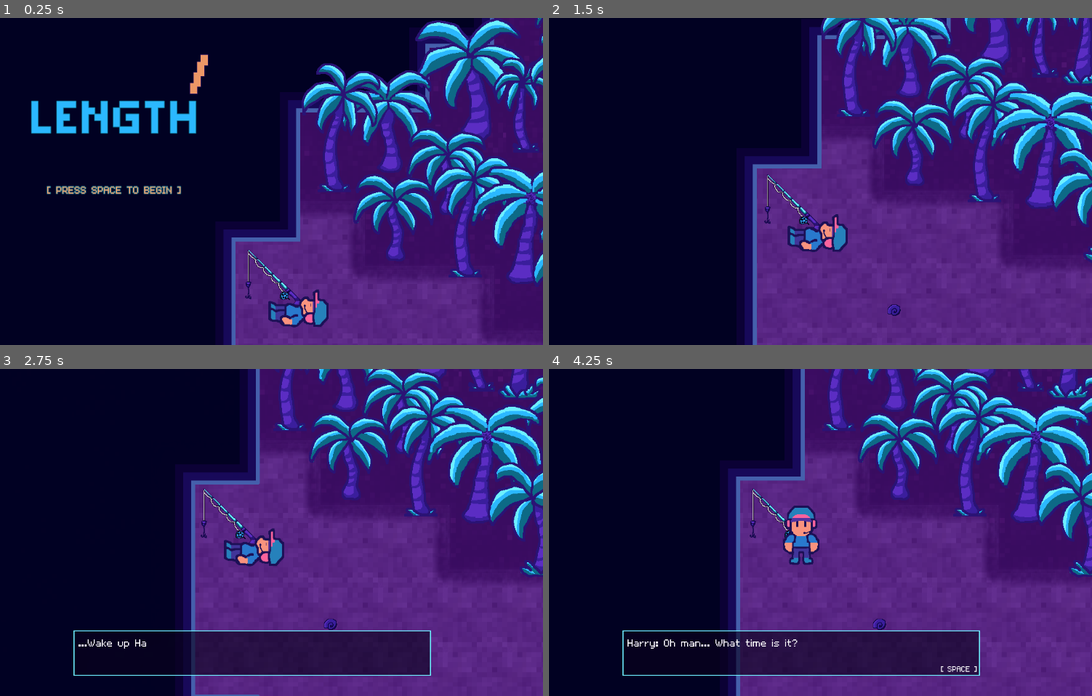
Above: before the commit, frames 1-4 (two rows, left to right).
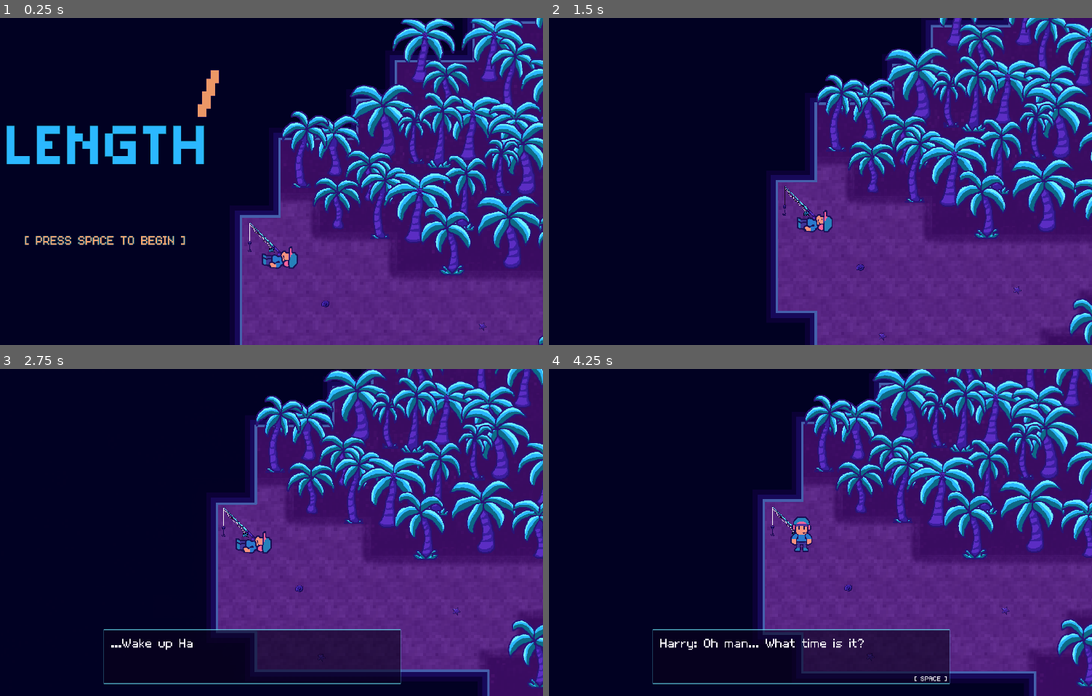
Above: after the commit, the same moments.

Repository: dougwhite/wave-length
Game: Godot game, scene res://scenes/game.tscn
Same seed, same stepped clock (60 frames per second), same inputs: the game is played once before the commit and once after it.
Inputs:
- Up to frame 1 (0.25 s): no input
- Up to frame 2 (1.5 s): tap Space at 0.5 s; hold Right (move_right) 0.53-1.28 s; tap Enter (ui_accept) at 0.77 s; hold S (move_down) from 1.28 s (still down)
- Up to frame 3 (2.75 s): tap Enter (ui_accept) at 1.52 s; release S (move_down) at 2.03 s; hold Right (move_right) from 2.03 s (still down)
- Up to frame 4 (4.25 s): release Right (move_right) at 2.78 s; hold Up (move_up) 2.78-3.53 s; tap Enter (ui_accept) at 3.02, 3.77 s; hold Left (move_left) from 3.53 s (still down)

The runs differ from the first frame. In frame 1, 32% of the frame differs, in the area x 1-100%, y 0-100%; in frame 2, 29%; in frame 3, 33%; in frame 4, 33%, in the area x 13-100%, y 0-100%.

Commit message:
Add radio hut asset and scene. Enabled pixel snap rendering. Changed default screen resolution to 1920x1080. Made title cleaner for new resolution.

Diff:
--- a/project.godot
+++ b/project.godot
@@ -17,7 +17,13 @@
 
 [display]
 
+window/size/viewport_width=1920
+window/size/viewport_height=1080
+window/size/mode=3
+window/size/resizable=false
+window/size/borderless=true
 window/stretch/mode="viewport"
+window/vsync/vsync_mode=2
 
 [input]
 
@@ -49,3 +55,4 @@
 [rendering]
 
 textures/canvas_textures/default_texture_filter=0
+2d/snap/snap_2d_transforms_to_pixel=true
--- a/scenes/game.tscn
+++ b/scenes/game.tscn
@@ -20,6 +20,7 @@
 [ext_resource type="PackedScene" uid="uid://djpxudwymmlx4" path="res://scenes/Doodads/fishing_pole.tscn" id="17_rysoc"]
 [ext_resource type="PackedScene" uid="uid://xow1frt4gcs7" path="res://scenes/ui/dialog_box.tscn" id="18_ssvqc"]
 [ext_resource type="PackedScene" uid="uid://du8cjcs10ux5q" path="res://scenes/Doodads/starfish.tscn" id="19_264po"]
+[ext_resource type="PackedScene" uid="uid://wjmb2bbxsq6q" path="res://scenes/radiohut.tscn" id="21_5newe"]
 
 [sub_resource type="TileSetAtlasSource" id="TileSetAtlasSource_lnu2h"]
 texture = ExtResource("1_yqjtg")
@@ -1276,11 +1277,16 @@
 [node name="Camera2D" type="Camera2D" parent="Objects/Player"]
 position = Vector2(-88, -286)
 position_smoothing_enabled = true
+position_smoothing_speed = 3.0
+
+[node name="RadioHut" parent="Objects" instance=ExtResource("21_5newe")]
+y_sort_enabled = true
+position = Vector2(2307, -880)
 
 [node name="Trees" type="Node2D" parent="Objects"]
 y_sort_enabled = true
+metadata/_edit_group_ = true
 metadata/_edit_lock_ = true
-metadata/_edit_group_ = true
 
 [node name="Tree" parent="Objects/Trees" instance=ExtResource("4_lbhrr")]
 position = Vector2(670, 195)
@@ -2158,10 +2164,10 @@
 bus = &"Ambience"
 
 [node name="Title" parent="." instance=ExtResource("15_ir15t")]
-offset_left = -308.0
-offset_top = -291.0
-offset_right = -268.0
-offset_bottom = -251.0
+offset_left = -681.0
+offset_top = -430.0
+offset_right = -641.0
+offset_bottom = -390.0
 
 [node name="CanvasLayer" type="CanvasLayer" parent="."]
 
--- /dev/null
+++ b/scenes/radiohut.tscn
@@ -0,0 +1,16 @@
+[gd_scene load_steps=2 format=3 uid="uid://wjmb2bbxsq6q"]
+
+[ext_resource type="Texture2D" uid="uid://bg1n75h2twe7l" path="res://art/radio-hut.png" id="1_oo65x"]
+
+[node name="RadioHut" type="StaticBody2D"]
+
+[node name="Sprite2D" type="Sprite2D" parent="."]
+y_sort_enabled = true
+position = Vector2(42, -13)
+texture = ExtResource("1_oo65x")
+offset = Vector2(0, -350.32)
+region_rect = Rect2(0, 0, 256, 512)
+
+[node name="CollisionPolygon2D" type="CollisionPolygon2D" parent="."]
+position = Vector2(-203, 126)
+polygon = PackedVector2Array(-16, -33, 97, -182, 222, -177, 107, -26, 127, -22, 255, -22, 492, -89, 484, -129, 475, -178, 87, -188, 76, -173, -23, -46)
--- a/scenes/title.tscn
+++ b/scenes/title.tscn
@@ -22,44 +22,44 @@
 theme_override_colors/font_outline_color = Color(0.22745098, 0.11372549, 0.45882353, 1)
 theme_override_constants/outline_size = 5
 theme_override_fonts/font = ExtResource("1_p6dhs")
-theme_override_font_sizes/font_size = 128
+theme_override_font_sizes/font_size = 256
 text = "WAVE"
 
 [node name="slash" type="Label" parent="."]
 layout_mode = 0
-offset_left = 315.0
-offset_top = 11.0
-offset_right = 364.0
-offset_bottom = 123.0
+offset_left = 625.0
+offset_top = 20.0
+offset_right = 723.0
+offset_bottom = 244.0
 theme_override_colors/font_color = Color(1, 0.6392157, 0.42352942, 1)
 theme_override_colors/font_outline_color = Color(0.16470589, 0.07450981, 0.34901962, 1)
 theme_override_constants/outline_size = 5
 theme_override_fonts/font = ExtResource("1_p6dhs")
-theme_override_font_sizes/font_size = 112
+theme_override_font_sizes/font_size = 224
 text = "/"
 
 [node name="LENGTH" type="Label" parent="."]
 layout_mode = 0
 offset_left = 8.0
-offset_top = 46.0
-offset_right = 346.0
-offset_bottom = 205.0
+offset_top = 90.0
+offset_right = 683.0
+offset_bottom = 407.0
 theme_override_colors/font_color = Color(0.16862746, 0.72156864, 1, 1)
 theme_override_colors/font_outline_color = Color(0.050980393, 0.41568628, 0.5254902, 1)
 theme_override_constants/outline_size = 5
 theme_override_fonts/font = ExtResource("2_pyl7j")
-theme_override_font_sizes/font_size = 200
+theme_override_font_sizes/font_size = 400
 text = "LENGTH"
 
 [node name="prompt" type="Label" parent="."]
 layout_mode = 0
-offset_left = 39.0
-offset_top = 278.0
-offset_right = 305.0
-offset_bottom = 306.0
+offset_left = 68.0
+offset_top = 581.0
+offset_right = 600.0
+offset_bottom = 632.0
 theme_override_colors/font_color = Color(1, 0.6392157, 0.42352942, 1)
 theme_override_colors/font_outline_color = Color(0.050980393, 0.41568628, 0.5254902, 1)
 theme_override_constants/outline_size = 5
 theme_override_fonts/font = ExtResource("3_b3w7a")
-theme_override_font_sizes/font_size = 32
+theme_override_font_sizes/font_size = 64
 text = "[ PRESS SPACE TO BEGIN ]"
--- a/scenes/ui/dialog_box.tscn
+++ b/scenes/ui/dialog_box.tscn
@@ -27,9 +27,9 @@
 anchors_preset = 15
 anchor_right = 1.0
 anchor_bottom = 1.0
-offset_left = 222.0
-offset_top = 518.0
-offset_right = -222.0
+offset_left = 469.0
+offset_top = 860.0
+offset_right = -469.0
 offset_bottom = -40.0
 grow_horizontal = 2
 grow_vertical = 2
@@ -42,16 +42,16 @@
 anchor_top = 1.0
 anchor_right = 0.5
 anchor_bottom = 1.0
-offset_left = -352.0
-offset_top = -88.0
-offset_right = 352.0
+offset_left = -490.0
+offset_top = -175.0
+offset_right = 490.0
 offset_bottom = -2.0
 grow_horizontal = 2
 grow_vertical = 0
-theme_override_constants/margin_left = 8
-theme_override_constants/margin_top = 8
-theme_override_constants/margin_right = 8
-theme_override_constants/margin_bottom = 8
+theme_override_constants/margin_left = 24
+theme_override_constants/margin_top = 12
+theme_override_constants/margin_right = 24
+theme_override_constants/margin_bottom = 24
 
 [node name="VBoxContainer" type="VBoxContainer" parent="Panel/MarginContainer"]
 layout_mode = 2
@@ -60,17 +60,17 @@
 custom_minimum_size = Vector2(0, 64)
 layout_mode = 2
 theme_override_fonts/font = ExtResource("1_svbij")
-theme_override_font_sizes/font_size = 32
+theme_override_font_sizes/font_size = 64
 text = "Wake up harry..."
 autowrap_mode = 3
 
 [node name="SPACE" type="Label" parent="Panel"]
 layout_mode = 0
-offset_left = 631.0
-offset_top = 66.0
-offset_right = 706.0
-offset_bottom = 85.0
+offset_left = 865.0
+offset_top = 146.0
+offset_right = 984.0
+offset_bottom = 184.0
 theme_override_fonts/font = ExtResource("1_svbij")
-theme_override_font_sizes/font_size = 24
+theme_override_font_sizes/font_size = 36
 text = "[ SPACE ]"
 autowrap_mode = 3
Binary file added: art/radio-hut.png
Not shown, added: art/radio-hut.png.import
Not shown: 1 places in scenes/game.tscn that only renumber resources
Not shown, added: art/radio-hut.kra
